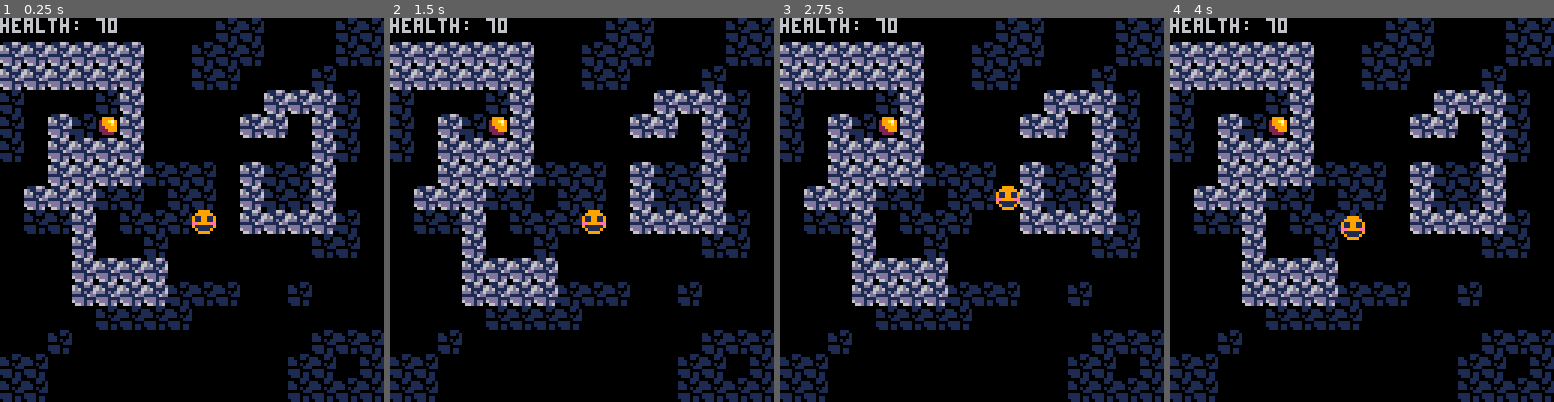
Above: before the commit, frames 1-4 (left to right).
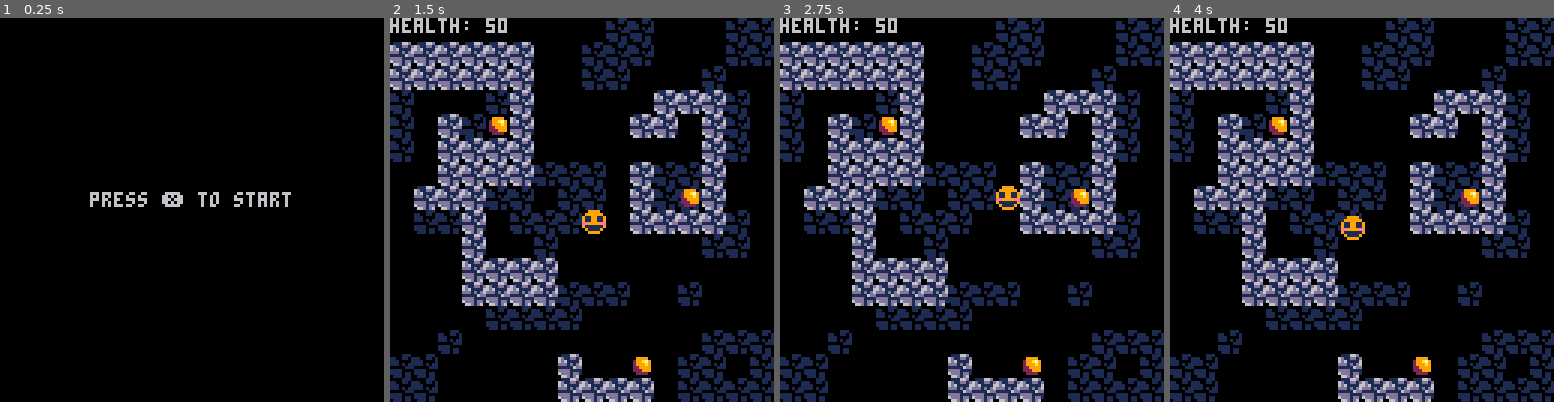
Above: after the commit, the same moments.

Repository: nicolasmbronner/pico-8
Game: PICO-8 cartridge test4.p8
The game is run twice, just before and just after one commit, with the same random seed, the same clock (stepped at 60 frames per second) and the same inputs.
Inputs:
- Up to frame 1 (0.25 s): no input
- Up to frame 2 (1.5 s): tap X (X key) at 0.33, 1.07 s
- Up to frame 3 (2.75 s): hold Right 1.6-2.1 s; tap X (X key) at 1.85 s; hold Up 2.15-2.42 s; hold Right from 2.47 s (still down)
- Up to frame 4 (4 s): tap X (X key) at 2.97 s; release Right at 3.03 s; hold Left 3.08-3.58 s; hold Down 3.63-3.97 s

The runs differ from the first frame. In frame 1, 34% of the frame differs, in the area x 0-100%, y 0-100%; in frame 2, 2.3%; in frame 3, 2.3%; in frame 4, 2.3%.

Commit message:
24/05/2025

Diff:
--- /dev/null
+++ b/sandbox03.p8
@@ -0,0 +1,79 @@
+pico-8 cartridge // http://www.pico-8.com
+version 42
+__lua__
+--melee--
+
+function _init()
+	px=63
+	py=63
+	sp=1 --sprite
+	pt=0 --punch timer
+end
+
+function _update()
+	if btnp(❎) then
+		punch()
+	end
+
+	if btn(➡️) then
+		px+=1
+	elseif btn(⬅️) then
+		px-=1
+	elseif btn(⬆️) then
+		py-=1
+	elseif btn(⬇️) then
+		py+=1
+	end
+
+	if pt>0 then pt-=1 end
+
+	if pt<=0 then
+		sp=1
+	end
+end
+
+function _draw()
+	cls()
+	map()
+	spr(sp,px,py)
+end
+-->8
+--punch--
+
+function punch()
+	pt=5
+	sp=2
+
+	--getting tile under fist
+	--and changing it
+	if mget(
+	(px+7)/8,
+	(py+3)/8)==3 then
+		mset(
+		(px+7)/8,
+		(py+3)/8,4)
+	end
+end
+__gfx__
+000000000000000000000000d55555d5000000000000000000000000000000000000000000000000000000000000000000000000000000000000000000000000
+0000000000040000000400005ddddd5d000000000000000000000000000000000000000000000000000000000000000000000000000000000000000000000000
+00700700000f0000000f00005ddddd5d000000000000000000000000000000000000000000000000000000000000000000000000000000000000000000000000
+0007700000ccc00000ccccff555d5555000000000000000000000000000000000000000000000000000000000000000000000000000000000000000000000000
+000770000f0cf00000fc00ffddd5dddd000000000000000000000000000000000000000000000000000000000000000000000000000000000000000000000000
+00700700000c0000000c0000ddd5dddd000000000000000000000000000000000000000000000000000000000000000000000000000000000000000000000000
+0000000000c0c00000c0c000d55555d5000000000000000000000000000000000000000000000000000000000000000000000000000000000000000000000000
+000000000c000c000c000c005ddddd5d000000000000000000000000000000000000000000000000000000000000000000000000000000000000000000000000
+__map__
+0000000000000000000000000000000000000000000000000000000000000000000000000000000000000000000000000000000000000000000000000000000000000000000000000000000000000000000000000000000000000000000000000000000000000000000000000000000000000000000000000000000000000000
+0000000000000000000000000000000000000000000000000000000000000000000000000000000000000000000000000000000000000000000000000000000000000000000000000000000000000000000000000000000000000000000000000000000000000000000000000000000000000000000000000000000000000000
+0000000000000000000000000000000000000000000000000000000000000000000000000000000000000000000000000000000000000000000000000000000000000000000000000000000000000000000000000000000000000000000000000000000000000000000000000000000000000000000000000000000000000000
+0000000000000000000300000000000000000000000000000000000000000000000000000000000000000000000000000000000000000000000000000000000000000000000000000000000000000000000000000000000000000000000000000000000000000000000000000000000000000000000000000000000000000000
+0000000000000000000000000003000000000000000000000000000000000000000000000000000000000000000000000000000000000000000000000000000000000000000000000000000000000000000000000000000000000000000000000000000000000000000000000000000000000000000000000000000000000000
+0000000000000000000000000000000000000000000000000000000000000000000000000000000000000000000000000000000000000000000000000000000000000000000000000000000000000000000000000000000000000000000000000000000000000000000000000000000000000000000000000000000000000000
+0000000000000000000000000000000000000000000000000000000000000000000000000000000000000000000000000000000000000000000000000000000000000000000000000000000000000000000000000000000000000000000000000000000000000000000000000000000000000000000000000000000000000000
+0000000000000000000000000000000000000000000000000000000000000000000000000000000000000000000000000000000000000000000000000000000000000000000000000000000000000000000000000000000000000000000000000000000000000000000000000000000000000000000000000000000000000000
+0000000000000000000003000000000000000000000000000000000000000000000000000000000000000000000000000000000000000000000000000000000000000000000000000000000000000000000000000000000000000000000000000000000000000000000000000000000000000000000000000000000000000000
+0000000000000000000000000000000000000000000000000000000000000000000000000000000000000000000000000000000000000000000000000000000000000000000000000000000000000000000000000000000000000000000000000000000000000000000000000000000000000000000000000000000000000000
+0000000000000000000000000003000000000000000000000000000000000000000000000000000000000000000000000000000000000000000000000000000000000000000000000000000000000000000000000000000000000000000000000000000000000000000000000000000000000000000000000000000000000000
+0000000000000000000000000000000000000000000000000000000000000000000000000000000000000000000000000000000000000000000000000000000000000000000000000000000000000000000000000000000000000000000000000000000000000000000000000000000000000000000000000000000000000000
+0000000000000300000000000000000000000000000000000000000000000000000000000000000000000000000000000000000000000000000000000000000000000000000000000000000000000000000000000000000000000000000000000000000000000000000000000000000000000000000000000000000000000000
--- /dev/null
+++ b/sploosh-Finished.p8
@@ -0,0 +1,485 @@
+pico-8 cartridge // http://www.pico-8.com
+version 41
+__lua__
+function _init()
+	level=0
+	levels=2
+
+	--all this also in respawn()
+	state="start"
+	putbacks={}
+	iplr()
+	anitimer=10
+	ienemies()
+	ipickups()
+	boba=3
+	soundclear=true
+
+end
+
+
+function _update()
+
+	if state=="play" then
+		uplr()
+		upickups()
+		uhazards()
+		uenemies()
+		udoors()
+
+
+	elseif state=="dead" then
+		if btnp(❎) then
+			respawn()
+		end
+
+	elseif state=="start" then
+		if btnp(❎) then
+			state="play"
+		end
+
+	elseif state=="win" then
+
+		if btnp(❎) then
+			if level<levels then
+				level+=1
+				respawn()
+			else
+				level=0
+				respawn()
+			end
+		end
+	end
+
+end
+
+
+function _draw()
+	cls()
+
+	camera(128*level,0)--offsets game
+		map()
+		dplr()
+		denemies()
+
+	camera(0,0)--doesn't offset ui
+		dpickups()
+
+	--pop up messages--
+	if state=="dead" then
+		rectfill(38,58,88,66,1)
+		print("you are dead",40,60,7)
+	elseif state=="start" then
+		rectfill(38,58,88,66,1)
+		print("press ❎",48,60,7)
+	elseif state=="win" then
+		rectfill(38,58,88,66,1)
+		print("you win!",48,60,7)
+	end
+
+end
+-->8
+--player--
+function iplr()
+--setup our player
+
+	plr={
+		x=20+128*level,
+		y=20,
+		dx=0, --direction x
+		f=false, --flip x
+		state="idle",
+		sp=1 --sprite
+	}
+
+	jcd=0 --jump cooldown
+	jforce=0--jump force
+
+	gravity=2
+
+end
+
+function uplr()
+
+--save player x loc
+	local lx=plr.x
+
+--how the plr responds to ctrls
+	if btn(➡️) then
+		plr.dx=1
+		plr.f=false
+		plr.state="crawl"
+
+	elseif btn(⬅️) then
+		plr.dx=-1
+		plr.f=true
+		plr.state="crawl"
+
+	else
+		plr.dx=0
+		plr.state="idle"
+	end
+
+	if btnp(❎) then
+		if onground() then
+			jcd=5
+		end
+	end
+
+	if btn(❎) then
+	--jump
+		if jcd>0 then
+			jforce=8
+			jcd-=1
+		end
+	end
+
+
+	--move player lr
+	plr.x+=plr.dx
+
+	--if col x move back
+	if collidex() then
+		plr.x=lx
+	end
+
+	--gravity
+	if not onground() then
+		plr.y+=gravity
+		plr.state="jump"
+
+	end
+
+	--fix intersecting w/floor
+	for i=1,gravity do
+		if inground() then
+			plr.y-=1
+		end
+	end--for
+
+
+	--apply jforce
+		if jforce>0 then
+			jforce-=1
+		end
+
+		plr.y-=jforce
+
+		if colceil() then
+			jforce=0
+			jcd=0
+		end
+
+		animate_plr()
+
+end--uplr
+
+function dplr()
+--draw what the player is doing
+	spr(plr.sp,plr.x,plr.y,1,1,plr.f)
+end
+
+function onground()
+	local ptxl=(plr.x+2)/8
+	local ptxr=(plr.x+5)/8
+	local pty=(plr.y+8)/8
+
+	if mget(ptxl,pty)==10 or mget(ptxr,pty)==10 then
+		return true
+	else
+		return false
+	end
+end
+
+function collidex()
+--collides with walls
+	local ptxl=(plr.x+2)/8
+	local ptxr=(plr.x+5)/8
+	local pty=(plr.y+5)/8
+
+	if mget(ptxl,pty)==10 or mget(ptxr,pty)==10 then
+		return true
+	else
+		return false
+	end
+
+end
+
+function colceil()
+	local ptxl=(plr.x+2)/8
+	local ptxr=(plr.x+5)/8
+	local pty=(plr.y+2)/8
+
+	if mget(ptxl,pty)==10 or mget(ptxr,pty)==10 then
+		return true
+	else
+		return false
+	end
+
+end
+
+function inground()
+	local ptxl=(plr.x+2)/8
+	local ptxr=(plr.x+5)/8
+	local pty=(plr.y+7)/8
+
+	if mget(ptxl,pty)==10 or mget(ptxr,pty)==10 then
+		return true
+	else
+		return false
+	end
+end
+-->8
+--animation--
+
+function animate_plr()
+
+--handle animation state
+
+	if plr.state=="idle" then
+		plr.sp=1
+
+	elseif plr.state=="crawl" then
+
+		--crawl animation
+		if plr.sp<4.7 then
+			plr.sp+=.3
+		else
+			plr.sp=1
+		end
+
+	elseif plr.state=="jump" then
+		plr.sp=17
+	end--ani state
+
+
+
+end--animate_plr
+-->8
+--interactables--
+
+function ipickups()
+		for x=0,47 do
+			for y=0,15 do
+				if mget(x,y)==13 then
+					add(putbacks,{
+						tx=x,
+						ty=y,
+						sp=13
+					})
+				end
+			end--fory
+		end--forx
+end
+
+function upickups()
+
+	local ptx=(plr.x+4)/8
+	local pty=(plr.y+5)/8
+
+	if mget(ptx,pty)==13 then
+		mset(ptx,pty,9)
+		boba-=1
+		sfx(2)
+		soundclear=true
+	end
+end
+
+function dpickups()
+	print("boba: "..boba)
+end
+
+function udoors()
+
+	local ptx=(plr.x+4)/8
+	local pty=(plr.y+5)/8
+
+	if mget(ptx,pty)==14 then
+		if boba==0 then
+			state="win"
+				if soundclear then
+					sfx(1)
+					soundclear=false
+				end
+		else
+			if soundclear then
+				sfx(0)
+				soundclear=false
+			end
+		end
+	else
+		soundclear=true
+	end
+end
+-->8
+--danger--
+
+--enemies--
+
+function ienemies()
+
+	enemies={}
+
+--loop thru tiles and find enemies
+		for x=0,47 do
+			for y=0,15 do
+				if mget(x,y)==25 then
+
+					add(putbacks,{
+						tx=x,
+						ty=y,
+						sp=25
+					})
+
+					mset(x,y,9)--delete tile
+
+					--add an enemy here
+					add(enemies,{
+						ex=x*8,
+						ey=y*8,
+						sp=26,
+						f=true,
+						ox=x*8,--orign on x
+						dx=1 --direction on x
+					})
+
+				end
+			end--fory
+		end--forx
+end
+
+function uenemies()
+	for e in all(enemies) do
+
+		--move back and forth
+		if abs(e.ex-e.ox)>16 then
+			e.dx=e.dx*-1
+		end
+		e.ex+=e.dx*.5--add direction
+
+		--animate enemies
+		if anitimer<=0 then
+			if e.sp==26 then
+				e.sp=27
+			else
+				e.sp=26
+			end
+		end
+
+		--flip enemies
+		if e.dx>0 then
+			e.f=true
+		else
+			e.f=false
+		end
+
+		--test if touching plr
+
+		if abs(plr.x-e.ex)<8 and abs(plr.y-e.ey)<8 then
+			plr.sp=18
+			state="dead"
+		end
+
+	end
+end
+
+function denemies()
+	for e in all(enemies) do
+		spr(e.sp,e.ex,e.ey,1,1,e.f)
+	end
+end
+
+
+
+--hazards--
+
+function uhazards()
+
+	local ptx=(plr.x+4)/8
+	local pty=(plr.y+5)/8
+
+	if mget(ptx,pty)==28 or mget(ptx,pty)==29 then
+		plr.sp=18
+		state="dead"
+	end
+
+	--animate tiles
+	if anitimer<=0 then
+		--animate lava
+		for x=0,47 do
+			for y=0,15 do
+				if mget(x,y)==28 then
+					mset(x,y,29)
+				elseif mget(x,y)==29 then
+					mset(x,y,28)
+				end
+			end--fory
+		end--forx
+		anitimer=10
+	else
+		anitimer-=1
+	end
+
+end
+-->8
+--respawn--
+
+function respawn()
+
+	--put back tiles--
+	for t in all(putbacks) do
+		mset(t.tx,t.ty,t.sp)
+		del(putbacks,t)
+	end
+
+	state="start"
+	putbacks={}
+	iplr()
+	anitimer=10
+	ienemies()
+	ipickups()
+	boba=3
+	soundclear=true
+
+end
+…(17 lines of a section not shown)…
+__gff__
+0000000000000000000001000002000000000000000000000000000004040000000000000000000000000000000000000000000000000000000000000000000000000000000000000000000000000000000000000000000000000000000000000000000000000000000000000000000000000000000000000000000000000000
+0000000000000000000000000000000000000000000000000000000000000000000000000000000000000000000000000000000000000000000000000000000000000000000000000000000000000000000000000000000000000000000000000000000000000000000000000000000000000000000000000000000000000000
+__map__
+0a0909090909090909090909090909090a0a0a0a090909090909090909090a0a0909090909090909090909090909090a0000000000000000000000000000000000000000000000000000000000000000000000000000000000000000000000000000000000000000000000000000000000000000000000000000000000000000
+0a0909090908090908090909090909090a09090909090909080909090909090a0909090909090909090909090909090a0000000000000000000000000000000000000000000000000000000000000000000000000000000000000000000000000000000000000000000000000000000000000000000000000000000000000000
+0a0d09090909090909090908090909090a09090909090909090909090909090a090a0a090909080909090a0a0909090a0000000000000000000000000000000000000000000000000000000000000000000000000000000000000000000000000000000000000000000000000000000000000000000000000000000000000000
+0a0a09090908090909090909090909090a090908090909090909090d0909090a0909090909090909090909090909090a0000000000000000000000000000000000000000000000000000000000000000000000000000000000000000000000000000000000000000000000000000000000000000000000000000000000000000
+0a0a0909090909090a0a0a09090909090a0a090909090809090909090909090a0909080909090909090909090909090a0000000000000000000000000000000000000000000000000000000000000000000000000000000000000000000000000000000000000000000000000000000000000000000000000000000000000000
+0a0a0a0a0a09090909090909090909090a0a0a0a0a090909090a0a0a0909090a090909090919090d09090909090d09190000000000000000000000000000000000000000000000000000000000000000000000000000000000000000000000000000000000000000000000000000000000000000000000000000000000000000
+0a09090909090909090909090d19090c0a0a0a0909090909090909090909090a0909090a0a0a0a0a09090809090a0a0a0000000000000000000000000000000000000000000000000000000000000000000000000000000000000000000000000000000000000000000000000000000000000000000000000000000000000000
+0a0909090d0908090909090a0a0a0a0a0a090a09090a0a09090909090809090a0909090909090909090909090909090a0000000000000000000000000000000000000000000000000000000000000000000000000000000000000000000000000000000000000000000000000000000000000000000000000000000000000000
+0a0909090a0a09090a0a0909090909090a090a0909090909090909090909090a0909090909090909090909090909090a0000000000000000000000000000000000000000000000000000000000000000000000000000000000000000000000000000000000000000000000000000000000000000000000000000000000000000
+0a0909090909090909090909090909090a090909080909090a090919090d090a090909090909090909090d090909090a0000000000000000000000000000000000000000000000000000000000000000000000000000000000000000000000000000000000000000000000000000000000000000000000000000000000000000
+0a0919090909090909090909090909090a090909090909090a0a0a0a0a0a090a0909080909090909090a0a0a0909090a0000000000000000000000000000000000000000000000000000000000000000000000000000000000000000000000000000000000000000000000000000000000000000000000000000000000000000
+0a0a0a0a0a09090909090909090909090a0909090909090a090909090909090a0909090909090809090909090909090a0000000000000000000000000000000000000000000000000000000000000000000000000000000000000000000000000000000000000000000000000000000000000000000000000000000000000000
+0a09090909090a09090909190909090e0a0909090a0909090909090909090e0a0909090909090909090909090909090a0000000000000000000000000000000000000000000000000000000000000000000000000000000000000000000000000000000000000000000000000000000000000000000000000000000000000000
+0a090a1c1c1c1c1c1c0a0a0a0a0a0a0a0a090d090909090909190909090a0a0a0909090909090909090909090909090a0000000000000000000000000000000000000000000000000000000000000000000000000000000000000000000000000000000000000000000000000000000000000000000000000000000000000000
+0a0a0a0a0a0a0a0a0a0a0a0a0a0a0a0a0a0a0a0a0909090a0a0a0a0a0909090a0e09090919090909090909090909090a0000000000000000000000000000000000000000000000000000000000000000000000000000000000000000000000000000000000000000000000000000000000000000000000000000000000000000
+0a0a0a0a0a0a0a0a0a0a0a0a0a0a0a0a0a1c1c1c1c1c1c1c1c1c1c1c1c1c1c0a0a0a0a0a0a0a0a1c1c1c1c1c1c1c1c0a0900000000000000000000000000000000000000000000000000000000000000000000000000000000000000000000000000000000000000000000000000000000000000000000000000000000000000
+…(4 lines of a section not shown)…
--- a/test4.p8
+++ b/test4.p8
@@ -2,22 +2,46 @@
 version 42
 __lua__
 function _init()
-	plr={sp=1,x=64,y=64,h=70}
+	plr={sp=1,x=64,y=64,h=50}
 	cf=0 --collision flag
+	score=0
 
 	ipickups()
+	mode=1
 end
 
 function _update60()
-	move()
-	upickups()
+	if mode==1 then
+		if btnp(❎) then
+			score=0
+			plr.h=50
+			plr.x=64
+			plr.y=64
+			for p in all(pu) do
+				p.a=true
+			end
+			mode=2
+		end
+	elseif mode==2 then
+		move()
+		upickups()
+		if score==3 then
+			mode=1
+		end
+	end
 end
 
 function _draw()
-	cls()
-	map()
-	spr(plr.sp,plr.x,plr.y)
-	dpickups()
+	if mode==1 then
+		cls()
+		print(
+		"press ❎ to start",30,58)
+	elseif mode==2 then
+		cls()
+		map()
+		spr(plr.sp,plr.x,plr.y)
+		dpickups()
+	end
 end
 -->8
 --move--
@@ -67,22 +91,33 @@
 --pickup--
 
 function ipickups()
-	pu={sp=2,x=32,y=32,a=true}
+	pu={} --pickups
+
+	add(pu,{sp=2,x=32,y=32,a=true})
+	add(pu,{sp=2,x=96,y=56,a=true})
+	add(pu,{sp=2,x=80,y=112,a=true})
 end
 
 function upickups()
-	if abs(pu.x-plr.x)<5 and
-	abs(pu.y-plr.y)<5 and pu.a then
-		pu.a=false
-		plr.h+=30
-		sfx(0)
+	for p in all(pu) do
+		if p.a and
+		abs(p.x-plr.x)<5 and
+		abs(p.y-plr.y)<5 then
+			p.a=false
+			plr.h+=10
+			sfx(0)
+			score+=1
+		end
 	end
 end
 
 function dpickups()
-	if pu.a then
-			spr(pu.sp,pu.x,pu.y)
+	for p in all(pu) do
+		if p.a then
+			spr(p.sp,p.x,p.y)
+		end
 	end
+
 	print("health: "..plr.h)
 end
 __gfx__
@@ -120,7 +155,7 @@
 0000001111111112121200001200000000000000000000000000000000000000000000000000000000000000000000000000000000000000000000000000000000000000000000000000000000000000000000000000000000000000000000000000000000000000000000000000000000000000000000000000000000000000
 0000000012121212000000000000000000000000000000000000000000000000000000000000000000000000000000000000000000000000000000000000000000000000000000000000000000000000000000000000000000000000000000000000000000000000000000000000000000000000000000000000000000000000
 0000120000000000000000000012121200000000000000000000000000000000000000000000000000000000000000000000000000000000000000000000000000000000000000000000000000000000000000000000000000000000000000000000000000000000000000000000000000000000000000000000000000000000
-1212000000000000000000001212031200000000000000000000000000000000000000000000000000000000000000000000000000000000000000000000000000000000000000000000000000000000000000000000000000000000000000000000000000000000000000000000000000000000000000000000000000000000
-1212000000000000000000001212121200000000000000000000000000000000000000000000000000000000000000000000000000000000000000000000000000000000000000000000000000000000000000000000000000000000000000000000000000000000000000000000000000000000000000000000000000000000
+1212000000000011000000001212031200000000000000000000000000000000000000000000000000000000000000000000000000000000000000000000000000000000000000000000000000000000000000000000000000000000000000000000000000000000000000000000000000000000000000000000000000000000
+1212000000000011111111001212121200000000000000000000000000000000000000000000000000000000000000000000000000000000000000000000000000000000000000000000000000000000000000000000000000000000000000000000000000000000000000000000000000000000000000000000000000000000
 
 
Not shown, changed: 17 lines of the sprite sheet (__gfx__) section of sploosh-Finished.p8
Not shown, changed: the sound effects (__sfx__) section of sploosh-Finished.p8
Not shown, changed: the sound effects (__sfx__) section of test4.p8
